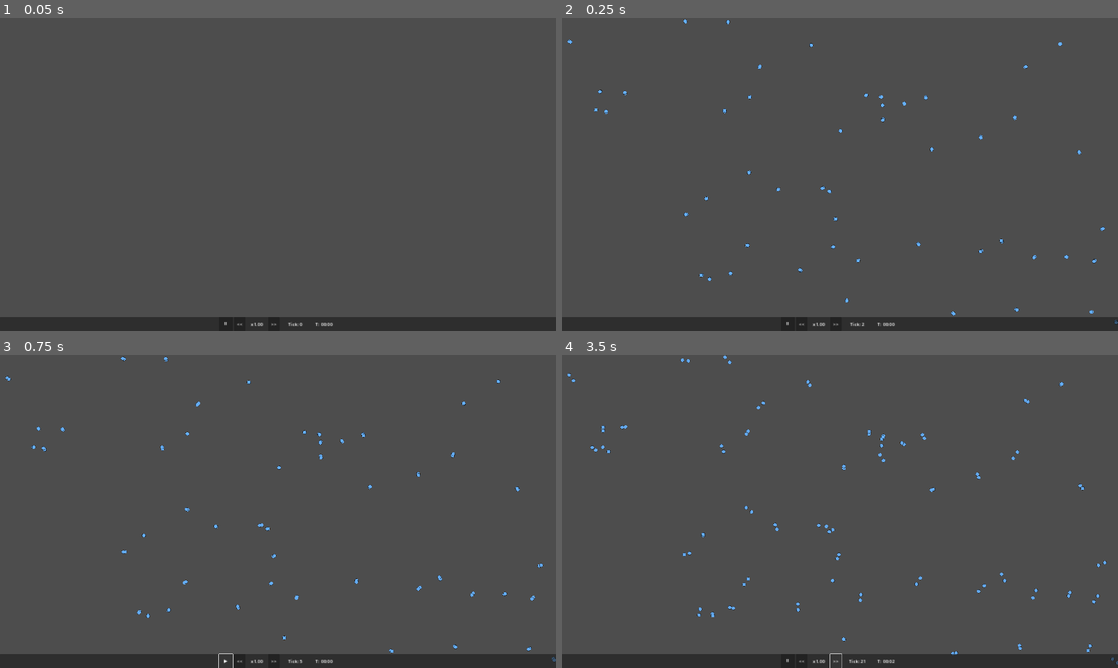
Above: before the commit, frames 1-4 (two rows, left to right).
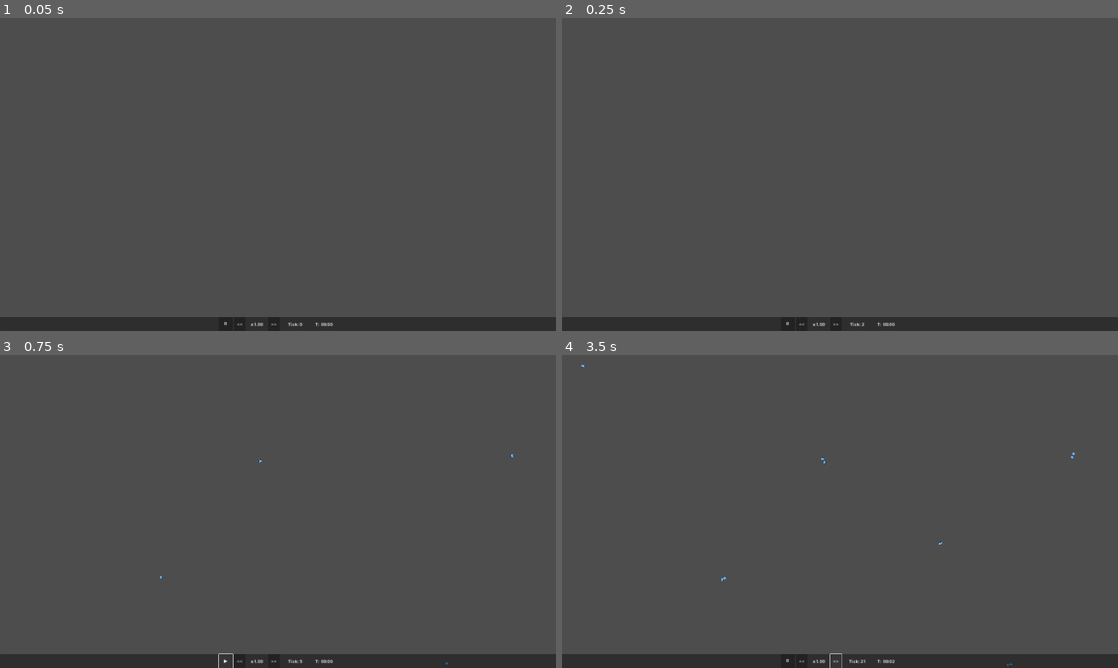
Above: after the commit, the same moments.

Repository: trinityUwU/Primordia
Game: Godot game, scene res://scenes/World.tscn
Two runs of this game, one before a commit and one after it. Both use one fixed random seed, a clock stepped at 60 frames per second and the inputs below.
Inputs:
- Up to frame 1 (0.05 s): no input
- Up to frame 2 (0.25 s): no input
- Up to frame 3 (0.75 s): click "⏸" at 0.5 s
- Up to frame 4 (3.5 s): click "▶" at 1.25 s; click "<<" at 2 s; click ">>" at 2.75 s

Frame 1 is identical in both runs. In frame 2, 0.4% of the frame differs, in the area x 1-100%, y 0-98%; in frame 3, 0.5%; in frame 4, 0.7%, in the area x 1-100%, y 0-100%.

Commit message:
feat: infinite chunk-based world system
WorldGrid: refacto complet → chunks 32x32, coordonnées infinies
  - Chunks créés on-demand, éviction après 300s d'inactivité
  - Diffusion uniquement sur chunks actifs
  - API inchangée (get/set_cell_value avec coords globales)

ChunkSpawner: spawn bactéries dans carré 2500px autour caméra
  - Densité cible 0.02 bact/cellule, 5 spawns/tick max
  - Met à jour les chunks actifs à chaque tick

AgentRenderer: culling viewport — draw seulement ce qui est visible
WorldCamera: zoom relatif au viewport, sans limites de monde
Bacterium/Virus: suppression clamp/wrap — monde infini

Co-Authored-By: Claude Sonnet 4.6 <noreply@anthropic.com>

Diff:
--- a/project.godot
+++ b/project.godot
@@ -20,6 +20,7 @@
 SimulationClock="*res://scripts/autoloads/SimulationClock.gd"
 WorldGrid="*res://scripts/autoloads/WorldGrid.gd"
 PopulationManager="*res://scripts/managers/PopulationManager.gd"
+ChunkSpawner="*res://scripts/managers/ChunkSpawner.gd"
 
 [display]
 
--- a/scripts/agents/Bacterium.gd
+++ b/scripts/agents/Bacterium.gd
@@ -65,9 +65,7 @@
 	_run_timer -= 1
 	if _run_timer <= 0:
 		_tumble()
-	var delta_pos: Vector2 = _direction * (speed / 60.0)
-	global_position += delta_pos
-	_clamp_to_world()
+	global_position += _direction * (speed / 60.0)
 
 
 func _tumble() -> void:
@@ -85,10 +83,10 @@
 	var x: int = gp.x
 	var y: int = gp.y
 	var r: int = 3
-	var cx: float = WorldGrid.get_cell_value(clamp(x + r, 0, WorldGrid.GRID_WIDTH - 1), y, "nutrients")
-	var lx: float = WorldGrid.get_cell_value(clamp(x - r, 0, WorldGrid.GRID_WIDTH - 1), y, "nutrients")
-	var cy: float = WorldGrid.get_cell_value(x, clamp(y + r, 0, WorldGrid.GRID_HEIGHT - 1), "nutrients")
-	var uy: float = WorldGrid.get_cell_value(x, clamp(y - r, 0, WorldGrid.GRID_HEIGHT - 1), "nutrients")
+	var cx: float = WorldGrid.get_cell_value(x + r, y, "nutrients")
+	var lx: float = WorldGrid.get_cell_value(x - r, y, "nutrients")
+	var cy: float = WorldGrid.get_cell_value(x, y + r, "nutrients")
+	var uy: float = WorldGrid.get_cell_value(x, y - r, "nutrients")
 	return Vector2(cx - lx, cy - uy)
 
 
@@ -103,8 +101,6 @@
 func _check_division() -> void:
 	var threshold: float = genome.get("division_threshold", 1.0)
 	if energy < threshold:
-		return
-	if PopulationManager.get_population_count() >= PopulationManager.MAX_AGENTS:
 		return
 	var child_genome: Dictionary = _mutate_genome()
 	var offset: Vector2 = Vector2.from_angle(randf() * TAU) * size * 2.0
@@ -138,12 +134,5 @@
 		_spore_timer = 0
 
 
-func _clamp_to_world() -> void:
-	var w: float = WorldGrid.GRID_WIDTH * WorldGrid.CELL_SIZE
-	var h: float = WorldGrid.GRID_HEIGHT * WorldGrid.CELL_SIZE
-	global_position.x = fposmod(global_position.x, w)
-	global_position.y = fposmod(global_position.y, h)
-
-
 func is_spore() -> bool:
 	return _is_spore
--- a/scripts/agents/Virus.gd
+++ b/scripts/agents/Virus.gd
@@ -31,11 +31,8 @@
 
 
 func _move() -> void:
-	# Brownian motion — random walk each tick
 	_direction = Vector2.from_angle(randf() * TAU)
-	var step: float = speed * 0.3 / 60.0
-	global_position += _direction * step
-	_clamp_to_world()
+	global_position += _direction * (speed * 0.3 / 60.0)
 
 
 func _attempt_transmissions() -> void:
@@ -57,10 +54,3 @@
 	target.consume_energy(0.05)
 	if randf() < lethality * (1.0 - resistance):
 		target.die()
-
-
-func _clamp_to_world() -> void:
-	var w: float = WorldGrid.GRID_WIDTH * WorldGrid.CELL_SIZE
-	var h: float = WorldGrid.GRID_HEIGHT * WorldGrid.CELL_SIZE
-	global_position.x = fposmod(global_position.x, w)
-	global_position.y = fposmod(global_position.y, h)
--- a/scripts/autoloads/WorldGrid.gd
+++ b/scripts/autoloads/WorldGrid.gd
@@ -1,8 +1,8 @@
 extends Node
 
-const GRID_WIDTH: int = 192
-const GRID_HEIGHT: int = 108
+const CHUNK_SIZE: int = 32
 const CELL_SIZE: float = 8.0
+const CHUNK_WORLD_SIZE: float = CHUNK_SIZE * CELL_SIZE  # 256px
 
 const FIELD_KEYS: Array[String] = [
 	"nutrients", "water", "temperature", "oxygen", "ph", "toxins", "light"
@@ -18,38 +18,87 @@
 	"light": 1.0,
 }
 
-# Each field stored as flat float Array, row-major: index = y * GRID_WIDTH + x
-var _fields: Dictionary = {}
-var _scratch: Dictionary = {}
+# Chunk eviction after this many seconds without being in the active set
+const CHUNK_TTL: float = 300.0
+
+var _chunks: Dictionary = {}            # Vector2i → { fields: {key: Array}, last_active: float }
+var _active_chunks: Array[Vector2i] = []
+
+const _DIFFUSE_FIELDS: Array[String] = ["nutrients", "oxygen", "toxins", "temperature"]
+const _DIFFUSE_RATES: Array[float] = [0.05, 0.08, 0.03, 0.06]
+const _DIFFUSE_INTERVAL: float = 0.1
+
+var _diffuse_accumulator: float = 0.0
+var _diffuse_field_idx: int = 0
+var _wall_clock: float = 0.0
 
 
 func _ready() -> void:
-	_allocate_arrays()
-	initialize_default()
 	SimulationClock.tick_processed.connect(_on_tick)
 
 
-func _allocate_arrays() -> void:
-	var size: int = GRID_WIDTH * GRID_HEIGHT
+# ── Chunk management ─────────────────────────────────────────────────────────
+
+func get_or_create_chunk(chunk_coord: Vector2i) -> Dictionary:
+	if _chunks.has(chunk_coord):
+		_chunks[chunk_coord]["last_active"] = _wall_clock
+		return _chunks[chunk_coord]
+	var fields: Dictionary = {}
+	var cells: int = CHUNK_SIZE * CHUNK_SIZE
 	for key in FIELD_KEYS:
-		_fields[key] = []
-		_fields[key].resize(size)
-		_scratch[key] = []
-		_scratch[key].resize(size)
+		var arr: Array[float] = []
+		arr.resize(cells)
+		arr.fill(DEFAULT_VALUES[key])
+		fields[key] = arr
+	var chunk: Dictionary = { "fields": fields, "last_active": _wall_clock }
+	_chunks[chunk_coord] = chunk
+	return chunk
 
 
-func initialize_default() -> void:
-	var size: int = GRID_WIDTH * GRID_HEIGHT
-	for key in FIELD_KEYS:
-		var default_val: float = DEFAULT_VALUES[key]
-		for i in size:
-			_fields[key][i] = default_val
+func update_active_chunks(camera_world_pos: Vector2, active_radius_px: float) -> void:
+	var half: float = active_radius_px
+	var min_chunk: Vector2i = world_to_chunk(camera_world_pos - Vector2(half, half))
+	var max_chunk: Vector2i = world_to_chunk(camera_world_pos + Vector2(half, half))
+	_active_chunks.clear()
+	for cy in range(min_chunk.y, max_chunk.y + 1):
+		for cx in range(min_chunk.x, max_chunk.x + 1):
+			var coord: Vector2i = Vector2i(cx, cy)
+			get_or_create_chunk(coord)
+			_active_chunks.append(coord)
+
+
+func _evict_stale_chunks() -> void:
+	var to_remove: Array[Vector2i] = []
+	for coord: Vector2i in _chunks.keys():
+		var age: float = _wall_clock - _chunks[coord]["last_active"]
+		if age > CHUNK_TTL:
+			to_remove.append(coord)
+	for coord in to_remove:
+		_chunks.erase(coord)
+
+
+# ── Coordinate helpers ────────────────────────────────────────────────────────
+
+func world_to_chunk(world_pos: Vector2) -> Vector2i:
+	return Vector2i(
+		floori(world_pos.x / CHUNK_WORLD_SIZE),
+		floori(world_pos.y / CHUNK_WORLD_SIZE)
+	)
+
+
+func world_to_local(world_pos: Vector2) -> Vector2i:
+	var gx: int = floori(world_pos.x / CELL_SIZE)
+	var gy: int = floori(world_pos.y / CELL_SIZE)
+	return Vector2i(
+		((gx % CHUNK_SIZE) + CHUNK_SIZE) % CHUNK_SIZE,
+		((gy % CHUNK_SIZE) + CHUNK_SIZE) % CHUNK_SIZE
+	)
 
 
 func world_to_grid(world_pos: Vector2) -> Vector2i:
 	return Vector2i(
-		int(world_pos.x / CELL_SIZE),
-		int(world_pos.y / CELL_SIZE)
+		floori(world_pos.x / CELL_SIZE),
+		floori(world_pos.y / CELL_SIZE)
 	)
 
 
@@ -60,82 +109,75 @@
 	)
 
 
-func get_cell(x: int, y: int) -> Dictionary:
-	var result: Dictionary = {}
-	if not _is_in_bounds(x, y):
-		return result
-	var idx: int = y * GRID_WIDTH + x
-	for key in FIELD_KEYS:
-		result[key] = _fields[key][idx]
-	return result
+# ── Cell access (global grid coords) ─────────────────────────────────────────
+
+func get_cell_value(wx: int, wy: int, key: String) -> float:
+	var chunk_coord: Vector2i = Vector2i(
+		floori(float(wx) / CHUNK_SIZE),
+		floori(float(wy) / CHUNK_SIZE)
+	)
+	var chunk: Dictionary = get_or_create_chunk(chunk_coord)
+	var lx: int = ((wx % CHUNK_SIZE) + CHUNK_SIZE) % CHUNK_SIZE
+	var ly: int = ((wy % CHUNK_SIZE) + CHUNK_SIZE) % CHUNK_SIZE
+	return chunk["fields"][key][ly * CHUNK_SIZE + lx]
 
 
-func set_cell_value(x: int, y: int, key: String, value: float) -> void:
-	if not _is_in_bounds(x, y):
-		return
-	_fields[key][y * GRID_WIDTH + x] = value
+func set_cell_value(wx: int, wy: int, key: String, value: float) -> void:
+	var chunk_coord: Vector2i = Vector2i(
+		floori(float(wx) / CHUNK_SIZE),
+		floori(float(wy) / CHUNK_SIZE)
+	)
+	var chunk: Dictionary = get_or_create_chunk(chunk_coord)
+	var lx: int = ((wx % CHUNK_SIZE) + CHUNK_SIZE) % CHUNK_SIZE
+	var ly: int = ((wy % CHUNK_SIZE) + CHUNK_SIZE) % CHUNK_SIZE
+	chunk["fields"][key][ly * CHUNK_SIZE + lx] = value
 
 
-func get_cell_value(x: int, y: int, key: String) -> float:
-	if not _is_in_bounds(x, y):
-		return 0.0
-	return _fields[key][y * GRID_WIDTH + x]
+# ── Diffusion ─────────────────────────────────────────────────────────────────
+
+func diffuse(key: String, rate: float) -> void:
+	for coord in _active_chunks:
+		_diffuse_chunk(coord, key, rate)
 
 
-# Fick discrete diffusion — 5-point stencil.
-# rate must satisfy: rate <= 0.25 for numerical stability (FTCS scheme).
-func diffuse(key: String, rate: float) -> void:
-	var src: Array = _fields[key]
-	var dst: Array = _scratch[key]
-	var w: int = GRID_WIDTH
-	var h: int = GRID_HEIGHT
-	# Interior cells
-	for y in range(1, h - 1):
-		var row_base: int = y * w
-		for x in range(1, w - 1):
-			var idx: int = row_base + x
+func _diffuse_chunk(coord: Vector2i, key: String, rate: float) -> void:
+	var chunk: Dictionary = get_or_create_chunk(coord)
+	var src: Array = chunk["fields"][key]
+	var dst: Array[float] = []
+	dst.resize(CHUNK_SIZE * CHUNK_SIZE)
+	var s: int = CHUNK_SIZE
+	for y in range(1, s - 1):
+		for x in range(1, s - 1):
+			var idx: int = y * s + x
 			var laplacian: float = (
 				src[idx + 1] + src[idx - 1] +
-				src[idx + w] + src[idx - w] -
+				src[idx + s] + src[idx - s] -
 				4.0 * src[idx]
 			)
 			dst[idx] = src[idx] + rate * laplacian
-	# Copy border cells unchanged (Neumann boundary: zero flux)
-	_copy_border(src, dst, w, h)
-	# Swap arrays
-	_fields[key] = dst
-	_scratch[key] = src
+	_copy_chunk_border(src, dst, s)
+	chunk["fields"][key] = dst
 
 
-func _copy_border(src: Array, dst: Array, w: int, h: int) -> void:
-	for x in w:
+func _copy_chunk_border(src: Array, dst: Array, s: int) -> void:
+	for x in s:
 		dst[x] = src[x]
-		dst[(h - 1) * w + x] = src[(h - 1) * w + x]
-	for y in range(1, h - 1):
-		dst[y * w] = src[y * w]
-		dst[y * w + w - 1] = src[y * w + w - 1]
+		dst[(s - 1) * s + x] = src[(s - 1) * s + x]
+	for y in range(1, s - 1):
+		dst[y * s] = src[y * s]
+		dst[y * s + s - 1] = src[y * s + s - 1]
 
 
-func _is_in_bounds(x: int, y: int) -> bool:
-	return x >= 0 and x < GRID_WIDTH and y >= 0 and y < GRID_HEIGHT
-
-
-# Diffusion runs on a fixed wall-clock interval, fully decoupled from sim speed.
-# One field per interval in rotation — never more than ~10 passes/sec total.
-const _DIFFUSE_FIELDS: Array[String] = ["nutrients", "oxygen", "toxins", "temperature"]
-const _DIFFUSE_RATES: Array[float] = [0.05, 0.08, 0.03, 0.06]
-const _DIFFUSE_INTERVAL: float = 0.1  # seconds real time between diffusion passes
-
-var _diffuse_accumulator: float = 0.0
-var _diffuse_field_idx: int = 0
-
+# ── Process ───────────────────────────────────────────────────────────────────
 
 func _process(delta: float) -> void:
+	_wall_clock += delta
 	_diffuse_accumulator += delta
 	if _diffuse_accumulator >= _DIFFUSE_INTERVAL:
 		_diffuse_accumulator -= _DIFFUSE_INTERVAL
 		diffuse(_DIFFUSE_FIELDS[_diffuse_field_idx], _DIFFUSE_RATES[_diffuse_field_idx])
 		_diffuse_field_idx = (_diffuse_field_idx + 1) % _DIFFUSE_FIELDS.size()
+		_evict_stale_chunks()
 
 
 func _on_tick(_tick: int) -> void:
--- /dev/null
+++ b/scripts/managers/ChunkSpawner.gd
@@ -0,0 +1,53 @@
+extends Node
+
+const ACTIVE_SPAWN_RADIUS: float = 2500.0
+const TARGET_DENSITY: float = 0.02
+const SPAWN_PER_TICK: int = 5
+
+var _camera_world_pos: Vector2 = Vector2.ZERO
+
+
+func _ready() -> void:
+	SimulationClock.tick_processed.connect(_on_tick)
+	call_deferred("_find_agent_layer")
+
+
+func _find_agent_layer() -> void:
+	# Ensure PopulationManager has its agent layer resolved before we spawn
+	pass
+
+
+func _on_tick(_tick: int) -> void:
+	_update_camera_pos()
+	WorldGrid.update_active_chunks(_camera_world_pos, ACTIVE_SPAWN_RADIUS)
+	_maybe_spawn()
+
+
+func _update_camera_pos() -> void:
+	var cam: Node = get_tree().get_first_node_in_group("main_camera")
+	if cam != null:
+		_camera_world_pos = (cam as Node2D).global_position
+
+
+func _maybe_spawn() -> void:
+	var active_cells: int = _count_active_cells()
+	var target_count: int = int(active_cells * TARGET_DENSITY)
+	var current_count: int = PopulationManager.get_population_count()
+	if current_count >= target_count:
+		return
+	var to_spawn: int = mini(SPAWN_PER_TICK, target_count - current_count)
+	for i in to_spawn:
+		var pos: Vector2 = _random_spawn_pos()
+		PopulationManager.spawn_bacterium(pos)
+
+
+func _count_active_cells() -> int:
+	return WorldGrid._active_chunks.size() * WorldGrid.CHUNK_SIZE * WorldGrid.CHUNK_SIZE
+
+
+func _random_spawn_pos() -> Vector2:
+	var half: float = ACTIVE_SPAWN_RADIUS
+	return _camera_world_pos + Vector2(
+		randf_range(-half, half),
+		randf_range(-half, half)
+	)
--- a/scripts/managers/PopulationManager.gd
+++ b/scripts/managers/PopulationManager.gd
@@ -1,7 +1,4 @@
 extends Node
-
-const MAX_AGENTS: int = 2000
-const INITIAL_BACTERIA: int = 50
 
 var _agents: Array = []
 var _agent_layer: Node2D = null
@@ -14,20 +11,15 @@
 	_bacterium_script = load("res://scripts/agents/Bacterium.gd")
 	_virus_script = load("res://scripts/agents/Virus.gd")
 	SimulationClock.tick_processed.connect(_on_tick)
-	call_deferred("_spawn_initial")
+	call_deferred("_init_agent_layer")
 
 
-func _spawn_initial() -> void:
+func _init_agent_layer() -> void:
 	_agent_layer = get_tree().get_root().find_child("AgentLayer", true, false)
-	var w: float = WorldGrid.GRID_WIDTH * WorldGrid.CELL_SIZE
-	var h: float = WorldGrid.GRID_HEIGHT * WorldGrid.CELL_SIZE
-	for i in INITIAL_BACTERIA:
-		var pos: Vector2 = Vector2(randf() * w, randf() * h)
-		spawn_bacterium(pos)
 
 
 func spawn_bacterium(pos: Vector2, genome: Dictionary = {}) -> Node2D:
-	if _agents.size() >= MAX_AGENTS or _bacterium_script == null:
+	if _bacterium_script == null:
 		return null
 	var b: Node2D = _bacterium_script.new()
 	b.global_position = pos
@@ -38,7 +30,7 @@
 
 
 func spawn_virus(pos: Vector2) -> Node2D:
-	if _agents.size() >= MAX_AGENTS or _virus_script == null:
+	if _virus_script == null:
 		return null
 	var v: Node2D = _virus_script.new()
 	v.global_position = pos
--- a/scripts/rendering/AgentRenderer.gd
+++ b/scripts/rendering/AgentRenderer.gd
@@ -15,8 +15,16 @@
 func _draw() -> void:
 	if not is_instance_valid(PopulationManager):
 		return
+	var camera: Camera2D = get_viewport().get_camera_2d()
+	if camera == null:
+		return
+	var vp_size: Vector2 = get_viewport().get_visible_rect().size
+	var half: Vector2 = vp_size * 0.5 / camera.zoom
+	var cull_rect: Rect2 = Rect2(camera.global_position - half, half * 2.0).grow(50.0)
 	var agents: Array = PopulationManager.get_all_agents()
 	for agent in agents:
+		if not cull_rect.has_point(agent.global_position):
+			continue
 		if not agent.alive:
 			_draw_corpse(agent)
 			continue
--- a/scripts/world/World.gd
+++ b/scripts/world/World.gd
@@ -12,7 +12,6 @@
 
 
 func _ready() -> void:
-	WorldGrid.initialize_default()
 	_grid_renderer.visible = false
 	_debug_overlay.visible = false
 	_camera.zoom_level_changed.connect(_on_zoom_level_changed)
--- a/scripts/world/WorldCamera.gd
+++ b/scripts/world/WorldCamera.gd
@@ -17,20 +17,17 @@
 func _ready() -> void:
 	add_to_group("main_camera")
 	await get_tree().process_frame
-	_fit_to_world()
+	_setup_zoom()
 
 
-func _fit_to_world() -> void:
-	var world_w: float = WorldGrid.GRID_WIDTH * WorldGrid.CELL_SIZE
-	var world_h: float = WorldGrid.GRID_HEIGHT * WorldGrid.CELL_SIZE
+func _setup_zoom() -> void:
 	var vp: Vector2 = get_viewport().get_visible_rect().size
-	var fit_zoom: float = minf(vp.x / world_w, vp.y / world_h)
-	ZOOM_LEVELS[0] = fit_zoom * 0.4
-	ZOOM_LEVELS[1] = fit_zoom
-	ZOOM_LEVELS[2] = fit_zoom * 4.0
-	_target_zoom = fit_zoom
-	zoom = Vector2(fit_zoom, fit_zoom)
-	global_position = Vector2(world_w * 0.5, world_h * 0.5)
+	var base_zoom: float = vp.x / 1920.0
+	ZOOM_LEVELS[0] = base_zoom * 0.25
+	ZOOM_LEVELS[1] = base_zoom
+	ZOOM_LEVELS[2] = base_zoom * 4.0
+	_target_zoom = base_zoom
+	zoom = Vector2(base_zoom, base_zoom)
 
 
 func _process(delta: float) -> void:
@@ -38,7 +35,6 @@
 	var new_zoom: float = lerpf(current_zoom, _target_zoom, ZOOM_SPEED * delta)
 	zoom = Vector2(new_zoom, new_zoom)
 	_handle_wasd(delta)
-	_clamp_position()
 
 
 func _handle_wasd(delta: float) -> void:
@@ -82,7 +78,6 @@
 func _handle_pan(event: InputEventMouseMotion) -> void:
 	var delta_mouse: Vector2 = event.global_position - _pan_start_mouse
 	global_position = _pan_start_camera - delta_mouse / zoom.x
-	_clamp_position()
 
 
 func _handle_key(event: InputEventKey) -> void:
@@ -121,10 +116,3 @@
 		_current_level = 1
 	if _current_level != prev_level:
 		zoom_level_changed.emit(_current_level)
-
-
-func _clamp_position() -> void:
-	var world_width: float = WorldGrid.GRID_WIDTH * WorldGrid.CELL_SIZE
-	var world_height: float = WorldGrid.GRID_HEIGHT * WorldGrid.CELL_SIZE
-	global_position.x = clampf(global_position.x, 0.0, world_width)
-	global_position.y = clampf(global_position.y, 0.0, world_height)
